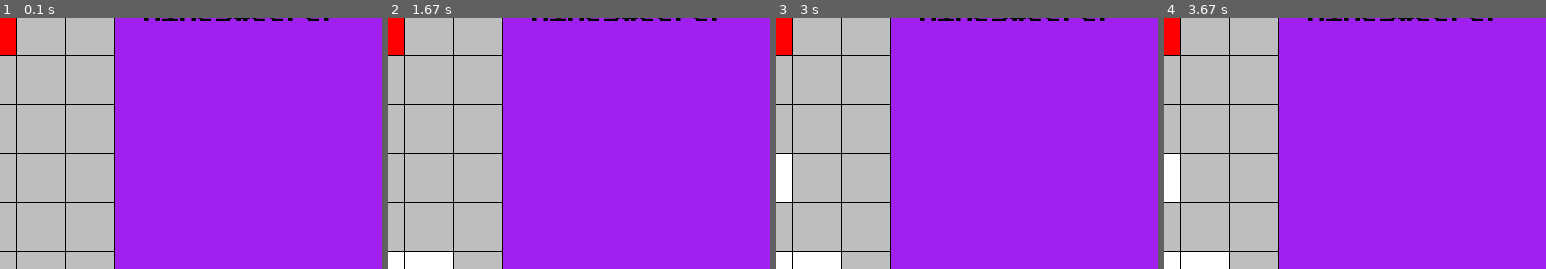
Above: before the commit, frames 1-4 (left to right).
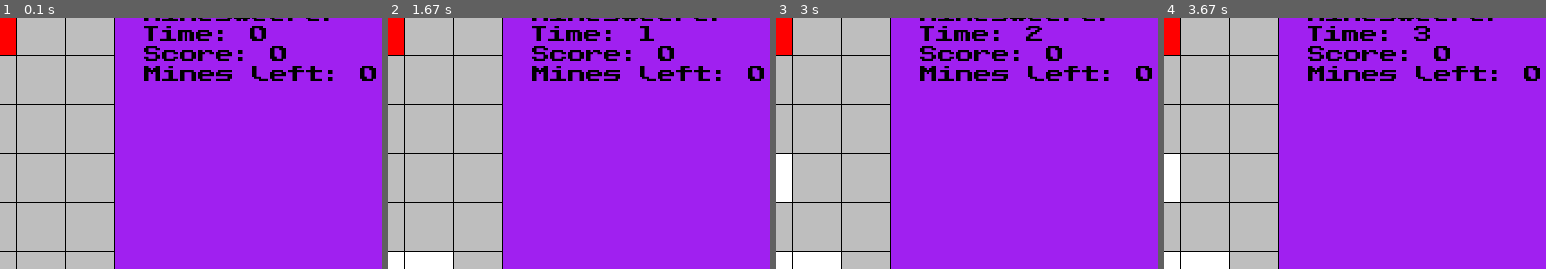
Above: after the commit, the same moments.

Repository: F1r3f0x/pygame-minesweeperclone
Game: pygame game, started from main.py
Two runs of this game, one before a commit and one after it. Both use one fixed random seed, a clock stepped at 60 frames per second and the inputs below.
Inputs (mouse positions are % of the whole screen's width and height, from its top left):
- Up to frame 1 (0.1 s): no input
- Up to frame 2 (1.67 s): click (51, 65) at 0.38 s; click (18, 39) at 0.72 s; click (23, 13) at 1.05 s; click (26, 33) at 1.38 s
- Up to frame 3 (3 s): click (47, 37) at 1.72 s; click (36, 32) at 2.05 s
- Up to frame 4 (3.67 s): no input
The pictures show only the part of the screen within x 50-100%, y 4-53%; the shares and areas given below are measured in that part.

The runs differ from the first frame. In frame 1, 3.1% of the frame differs, in the area x 37-99%, y 3-26%; in frame 2, 3.0%; in frame 3, 3.1%; in frame 4, 3.1%.

Commit message:
Draw game_state text

Diff:
--- a/main.py
+++ b/main.py
@@ -6,6 +6,7 @@
 
 import time
 import random
+import math
 from dataclasses import dataclass
 
 from pprint import pprint
@@ -38,6 +39,15 @@
     x: int = 0
     y: int = 0
 
+@dataclass
+class GameState:
+    score: int = 0
+    time: int = 0
+    mines_left: int = 0
+    running: bool = False
+
+game_state = GameState()
+
 def setup():
     """
     Initializes Pygame and sets up the display with the specified
@@ -50,7 +60,6 @@
     screen = pygame.display.set_mode((SCREEN_WIDTH, SCREEN_HEIGHT))
     pygame.display.set_caption("Minesweeper Clone - F1r3f0x")
     clock = pygame.time.Clock()
-    #font = pygame.font.Font("assets/PublicPixel.ttf", 18)
     font = pygame.freetype.Font("assets/PublicPixel.ttf", 18)
 
     return screen, clock, font
@@ -196,7 +205,19 @@
                     font.render_to(screen, text_pos, text, "black")  # Add it to the screen surface
 
 def draw_text(screen, font):
-    font.render_to(screen, (540, 20), "Minesweeper", "black")
+    x_pos = 540
+    y_pos = 20
+    y_offset = 20
+
+    ui_text = {
+        "Minesweeper": (x_pos, y_pos),
+        f"Time: {math.floor(game_state.time)} ": (x_pos, y_pos + y_offset),
+        f"Score: {game_state.score}": (x_pos, y_pos + y_offset * 2),
+        f"Mines left: {game_state.mines_left}": (x_pos, y_pos + y_offset * 3)
+    }
+
+    for text, pos in ui_text.items():
+        font.render_to(screen, pos, text, "black")
 
 
 def get_cell_pos_from_click(mouse_pos) -> Position | None:
@@ -305,13 +326,15 @@
     refresh_rate = pygame.display.get_current_refresh_rate()
 
     board = initialize_board()
-
-    while running:
+    game_state.running = True
+
+    while game_state.running:
         # poll for events
         # pygame.QUIT event means the user clicked X to close your window
         for event in pygame.event.get():
             if event.type == pygame.QUIT:
-                running = False
+                game_state.running = False
+                break
 
         mouse_buttons = pygame.mouse.get_just_released()
         mouse_left = mouse_buttons[0]
@@ -336,7 +359,9 @@
         pygame.display.flip()
 
         # limits FPS to refresh rate
-        dt = clock.tick(refresh_rate) / 1000
+        dt = clock.tick(144) / 1000
+        game_state.time += dt
+
 
     pygame.quit()
 
